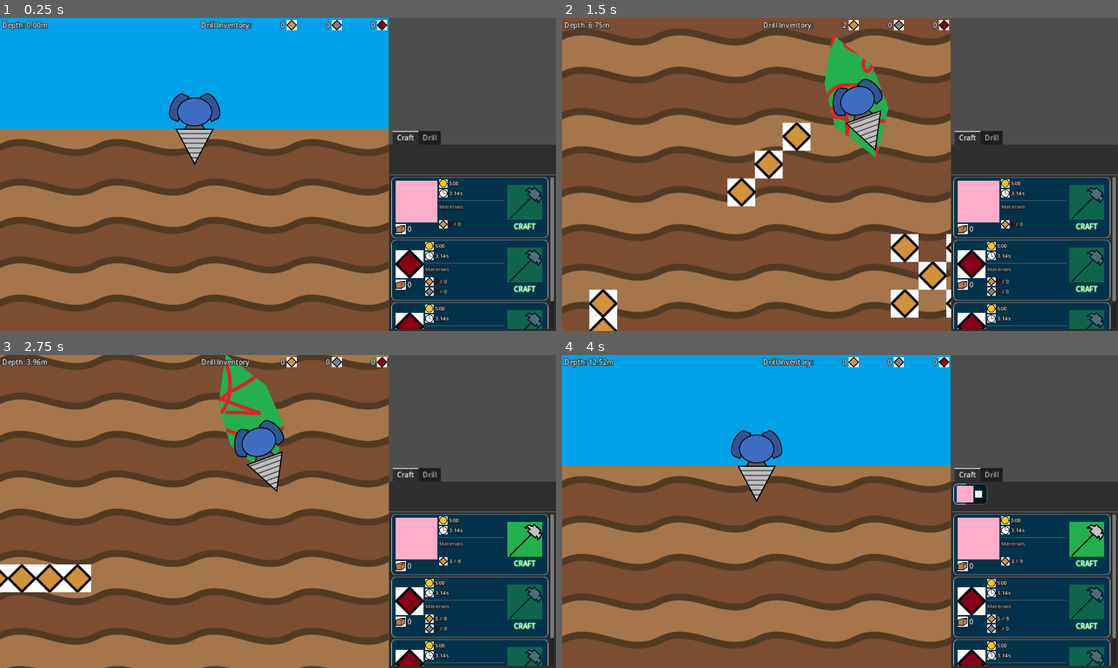
Above: before the commit, frames 1-4 (two rows, left to right).
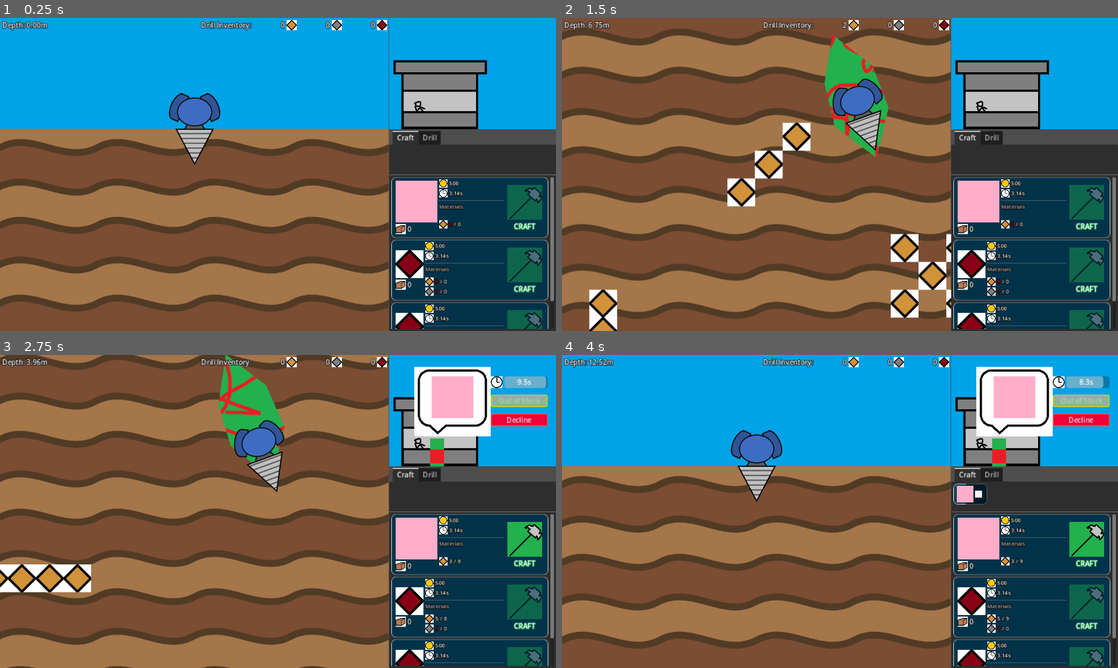
Above: after the commit, the same moments.

Repository: aNotSoCleverName/mechanicore
Game: Godot game, scene res://Main.tscn
Two runs of this game, one before a commit and one after it. Both use one fixed random seed, a clock stepped at 60 frames per second and the inputs below.
Inputs (mouse positions are in pixels of both pictures, inside the frame that each line leads up to):
- Up to frame 1 (0.25 s): no input
- Up to frame 2 (1.5 s): tap Enter (ui_accept) at 0.5, 0.77 s; hold Right (ui_right) 0.53-1.25 s; tap R at 0.6 s; click (1079, 83) at 1.25 s, where only the run after the commit has a clickable "Decline"
- Up to frame 3 (2.75 s): hold Left (ui_left) from 2.03 s (still down); tap R at 2.1 s; tap Enter (ui_accept) at 2.27 s
- Up to frame 4 (4 s): release Left (ui_left) at 2.75 s; click (1084, 539) at 2.75 s; hold Right (ui_right) from 3.53 s (still down); tap R at 3.6 s

The runs differ from the first frame. In frame 1, 11% of the frame differs, in the area x 70-100%, y 0-36%; in frame 2, 11%; in frame 3, 11%; in frame 4, 11%.

Commit message:
Implemented shop system. Item can be sold, and customer can be turned away, or leave if they wait too long

Diff:
--- a/Base/Base.gd
+++ b/Base/Base.gd
@@ -39,6 +39,11 @@
 			Base._addOres(inCraftItem.materials);
 	);
 
+	SignalBus_Base.shop_sell.connect(
+		func (inCraftItem: CraftItem):
+			Base.craftItems[inCraftItem] -= 1;
+	)
+
 func _ready() -> void:
 	# Initiate ores
 	for oreType: Ore.EOreType in Ore.EOreType.values():
--- a/Base/Base.tscn
+++ b/Base/Base.tscn
@@ -1,9 +1,12 @@
-[gd_scene load_steps=8 format=3 uid="uid://dx4xl0ya4o52y"]
+[gd_scene load_steps=11 format=3 uid="uid://dx4xl0ya4o52y"]
 
 [ext_resource type="Script" path="res://Base/Base.gd" id="1_4gdcv"]
 [ext_resource type="PackedScene" uid="uid://dq4qkupby85t" path="res://Base/Menu/Craft/Craft Item/Craft Item Node.tscn" id="1_6eggy"]
 [ext_resource type="Script" path="res://Base/Craft Item.gd" id="2_36thw"]
+[ext_resource type="Texture2D" uid="uid://iwd3uobibsu3" path="res://Base/Shop/Shop.png" id="2_fxc1h"]
 [ext_resource type="Script" path="res://Base/Menu/Craft/Queue.gd" id="2_muuji"]
+[ext_resource type="PackedScene" uid="uid://dxewdcl3yp1eo" path="res://Base/Shop/Order.tscn" id="3_l61gs"]
+[ext_resource type="Script" path="res://Base/Shop/Queue.gd" id="3_qc2vo"]
 [ext_resource type="Resource" uid="uid://do7o06fuk17rd" path="res://Base/Menu/Craft/Craft Item/Resources/Test.tres" id="4_1pni4"]
 [ext_resource type="Texture2D" uid="uid://bripmml1nnira" path="res://Endless Run/Ores/Ore3.png" id="5_ju8iy"]
 
@@ -38,6 +41,22 @@
 handle_input_locally = false
 size = Vector2i(384, 256)
 render_target_update_mode = 4
+
+[node name="Background" type="Sprite2D" parent="Shop/Shop"]
+texture = ExtResource("2_fxc1h")
+centered = false
+
+[node name="Order" parent="Shop/Shop" instance=ExtResource("3_l61gs")]
+offset_left = 58.0
+offset_top = 27.0
+offset_right = 365.0
+offset_bottom = 187.0
+
+[node name="Queue" type="Node2D" parent="Shop/Shop"]
+position = Vector2(110, 256)
+script = ExtResource("3_qc2vo")
+
+[node name="Timer" type="Timer" parent="Shop/Shop/Queue"]
 
 [node name="Menu" type="TabContainer" parent="."]
 layout_mode = 2
@@ -109,5 +128,8 @@
 metadata/_tab_index = 1
 
 [connection signal="tree_entered" from="." to="." method="_on_tree_entered"]
+[connection signal="child_entered_tree" from="Shop/Shop/Queue" to="Shop/Shop/Queue" method="_on_child_entered_tree"]
+[connection signal="child_exiting_tree" from="Shop/Shop/Queue" to="Shop/Shop/Queue" method="_on_child_exiting_tree"]
+[connection signal="child_order_changed" from="Shop/Shop/Queue" to="Shop/Shop/Queue" method="_on_child_order_changed"]
 [connection signal="child_order_changed" from="Menu/Craft/Queue MarginContainer/ScrollContainer/Queue" to="Menu/Craft/Queue MarginContainer/ScrollContainer/Queue" method="_on_child_order_changed"]
 [connection signal="tree_entered" from="Menu/Craft/Queue MarginContainer/ScrollContainer/Queue" to="Menu/Craft/Queue MarginContainer/ScrollContainer/Queue" method="_on_tree_entered"]
--- a/Base/Menu/Craft/Craft Item/Stock.gd
+++ b/Base/Menu/Craft/Craft Item/Stock.gd
@@ -11,3 +11,8 @@
 			if (inCraftItem == craftItemNode.craftItem):
 				self.text = str(Base.craftItems[inCraftItem]);
 	)
+
+	SignalBus_Base.shop_sell.connect(
+		func (inCraftItem: CraftItem):
+			self.text = str(Base.craftItems[inCraftItem]);
+	)
--- /dev/null
+++ b/Base/Shop/Alien/Alien Node.gd
@@ -0,0 +1,40 @@
+extends Node2D
+class_name AlienNode;
+
+const DIR_PATH_ALIEN_RESOURCE: String = "res://Base/Shop/Alien/Alien Resource/";
+static var aliens: Array[Alien] = [];
+
+const DIR_PATH_CLOTHES_SPRITE: String = "res://Base/Shop/Alien/Sprite/Clothes/";
+static var clothesSprites: Array[Texture2D] = [];
+
+const DIR_PATH_CRAFT_ITEM_RESOURCE: String = "res://Base/Menu/Craft/Craft Item/Resources/";
+static var craftItems: Array[CraftItem] = [];
+
+var alien: Alien;
+var orderedItem: CraftItem;
+
+static func _InitArray(inArray: Array, inDirPath: String, inExtension: String):
+	if (inArray.size() > 0):	# If already initialized
+		return;
+
+	var dir: DirAccess = DirAccess.open(inDirPath);
+	for fileName: String in dir.get_files():
+		if (!fileName.ends_with(inExtension)):
+			continue;
+		var resource = load(inDirPath + fileName);
+		inArray.append(resource);
+
+func _ready() -> void:
+	AlienNode._InitArray(AlienNode.aliens, AlienNode.DIR_PATH_ALIEN_RESOURCE, ".tres");
+	AlienNode._InitArray(AlienNode.clothesSprites, AlienNode.DIR_PATH_CLOTHES_SPRITE, ".png");
+	AlienNode._InitArray(AlienNode.craftItems, AlienNode.DIR_PATH_CRAFT_ITEM_RESOURCE, ".tres");
+
+	# Randomize alien
+	self.alien = AlienNode.aliens[randi_range(0, AlienNode.aliens.size() - 1)];
+	$Alien.texture = self.alien.bodySprite;
+
+	# Randomize clothes
+	$Alien/Clothes.texture = AlienNode.clothesSprites[randi_range(0, AlienNode.clothesSprites.size() - 1)];
+
+	# Determine ordered item
+	self.orderedItem = AlienNode.craftItems[randi_range(0, AlienNode.craftItems.size() - 1)];
--- /dev/null
+++ b/Base/Shop/Alien/Alien Node.tscn
@@ -0,0 +1,16 @@
+[gd_scene load_steps=4 format=3 uid="uid://by8u3wjwdvf01"]
+
+[ext_resource type="Script" path="res://Base/Shop/Alien/Alien Node.gd" id="1_741ku"]
+[ext_resource type="Texture2D" uid="uid://ba16is6f3e6ua" path="res://Base/Shop/Alien/Sprite/Body/Body1.png" id="2_lb2gl"]
+[ext_resource type="Texture2D" uid="uid://deo8y8c744od6" path="res://Base/Shop/Alien/Sprite/Clothes/Clothes1.png" id="3_bsi5l"]
+
+[node name="Alien Node" type="Node2D"]
+script = ExtResource("1_741ku")
+
+[node name="Alien" type="Sprite2D" parent="."]
+position = Vector2(0, -32)
+texture = ExtResource("2_lb2gl")
+
+[node name="Clothes" type="Sprite2D" parent="Alien"]
+position = Vector2(0, 9)
+texture = ExtResource("3_bsi5l")
--- /dev/null
+++ b/Base/Shop/Alien/Alien Resource/Alient - Patient.tres
@@ -0,0 +1,9 @@
+[gd_resource type="Resource" script_class="Alien" load_steps=3 format=3 uid="uid://b6mpwi2u8v3kb"]
+
+[ext_resource type="Texture2D" uid="uid://ba16is6f3e6ua" path="res://Base/Shop/Alien/Sprite/Body/Body1.png" id="1_8kaas"]
+[ext_resource type="Script" path="res://Base/Shop/Alien/Alien.gd" id="1_dcutq"]
+
+[resource]
+script = ExtResource("1_dcutq")
+bodySprite = ExtResource("1_8kaas")
+waitTimeSec = 10.0
--- /dev/null
+++ b/Base/Shop/Alien/Alien.gd
@@ -0,0 +1,5 @@
+extends Resource
+class_name Alien
+
+@export var bodySprite: Texture2D;
+@export var waitTimeSec: float;
--- /dev/null
+++ b/Base/Shop/Alien/Decline Button.gd
@@ -0,0 +1,4 @@
+extends Button
+
+func _on_pressed():
+	SignalBus_Base.shop_decline.emit();
--- /dev/null
+++ b/Base/Shop/Alien/Sell Button.gd
@@ -0,0 +1,30 @@
+extends Button
+
+var _alienNode: AlienNode;
+
+func _Disable(inIsDisabled: bool) -> void:
+	self.disabled = inIsDisabled;
+	if (self.disabled):
+		self.mouse_default_cursor_shape = Control.CURSOR_FORBIDDEN;
+		self.text = "Out of Stock";
+	else:
+		self.mouse_default_cursor_shape = Control.CURSOR_POINTING_HAND;
+		self.text = "Sell";
+
+func _ready() -> void:
+	SignalBus_Base.shop_make_order.connect(
+		func (inAlienNode: AlienNode):
+			self._alienNode = inAlienNode;
+
+			self._Disable(Base.craftItems[self._alienNode.orderedItem] == 0);
+
+	)
+
+	SignalBus_Base.craft_finished.connect(
+		func (inCraftItem: CraftItem) -> void:
+			if (inCraftItem == self._alienNode.orderedItem):
+				self._Disable(false);
+	)
+
+func _on_pressed():
+	SignalBus_Base.shop_sell.emit(self._alienNode.orderedItem);
--- /dev/null
+++ b/Base/Shop/Alien/Time Bar.gd
@@ -0,0 +1,22 @@
+extends ProgressBar
+
+var _orderTimer: Timer;
+
+func _ready() -> void:
+	var ancestorNode: Node = self.get_parent();
+	while !(ancestorNode is Order):
+		ancestorNode = ancestorNode.get_parent();
+	var order: Order = ancestorNode;
+	self._orderTimer = order.get_node("Timer");
+
+	var tickTimer: Timer = $"Tick Timer";
+	tickTimer.timeout.connect(
+		func ():
+			self.value = self._orderTimer.time_left / self._orderTimer.wait_time;
+			$Label.text = str(self._orderTimer.time_left).pad_decimals(1) + "s";
+	)
+
+	SignalBus_Base.shop_make_order.connect(
+		func (_inAlienNode: AlienNode):
+			tickTimer.start();
+	)
--- /dev/null
+++ b/Base/Shop/Order.gd
@@ -0,0 +1,24 @@
+extends HBoxContainer
+class_name Order;
+
+func _ready() -> void:
+	self.visible = false;
+
+	var timer: Timer = $Timer;
+	timer.timeout.connect(
+		func ():
+			SignalBus_Base.shop_leave_angry.emit();
+			timer.stop();
+	)
+
+	SignalBus_Base.shop_make_order.connect(
+		func (inAlienNode: AlienNode):
+			self.visible = true;
+			$Bubble/Item.texture = inAlienNode.orderedItem.image;
+			timer.start(inAlienNode.alien.waitTimeSec);
+	)
+
+	SignalBus_Base.shop_queue_empty.connect(
+		func ():
+			self.visible = false;
+	)
--- /dev/null
+++ b/Base/Shop/Order.tscn
@@ -0,0 +1,148 @@
+[gd_scene load_steps=11 format=3 uid="uid://dxewdcl3yp1eo"]
+
+[ext_resource type="Script" path="res://Base/Shop/Order.gd" id="1_10qyi"]
+[ext_resource type="Texture2D" uid="uid://dsdwvywljesxa" path="res://Base/Shop/Alien/Sprite/Bubble.png" id="2_o4xe1"]
+[ext_resource type="Texture2D" uid="uid://ctavnwfpqdo87" path="res://Base/Time.png" id="3_eoni4"]
+[ext_resource type="Script" path="res://Base/Shop/Alien/Time Bar.gd" id="4_ssiqo"]
+[ext_resource type="Script" path="res://Base/Shop/Alien/Sell Button.gd" id="5_ttcwc"]
+[ext_resource type="Script" path="res://Base/Shop/Alien/Decline Button.gd" id="6_1r3aw"]
+
+[sub_resource type="StyleBoxFlat" id="StyleBoxFlat_6oc1c"]
+bg_color = Color(0.581, 0.7, 0.590917, 1)
+border_width_left = 3
+border_width_top = 3
+border_width_right = 3
+border_width_bottom = 3
+border_color = Color(0.728587, 0.913859, 0, 1)
+border_blend = true
+corner_radius_top_left = 4
+corner_radius_top_right = 4
+corner_radius_bottom_right = 4
+corner_radius_bottom_left = 4
+
+[sub_resource type="StyleBoxFlat" id="StyleBoxFlat_6ybpy"]
+bg_color = Color(9.3855e-07, 0.700584, 0.0586491, 1)
+border_width_left = 6
+border_width_top = 6
+border_width_right = 6
+border_width_bottom = 6
+border_color = Color(0.729412, 0.913725, 0, 1)
+border_blend = true
+corner_radius_top_left = 4
+corner_radius_top_right = 4
+corner_radius_bottom_right = 4
+corner_radius_bottom_left = 4
+
+[sub_resource type="StyleBoxFlat" id="StyleBoxFlat_2yfyq"]
+bg_color = Color(0.933393, 0, 0.213245, 1)
+border_width_left = 3
+border_width_top = 3
+border_width_right = 3
+border_width_bottom = 3
+border_color = Color(1, 0.380468, 0.287108, 1)
+border_blend = true
+corner_radius_top_left = 4
+corner_radius_top_right = 4
+corner_radius_bottom_right = 4
+corner_radius_bottom_left = 4
+
+[sub_resource type="StyleBoxFlat" id="StyleBoxFlat_n7dxn"]
+bg_color = Color(0.933333, 0, 0.211765, 1)
+border_width_left = 6
+border_width_top = 6
+border_width_right = 6
+border_width_bottom = 6
+border_color = Color(1, 0.380392, 0.286275, 1)
+border_blend = true
+corner_radius_top_left = 4
+corner_radius_top_right = 4
+corner_radius_bottom_right = 4
+corner_radius_bottom_left = 4
+
+[node name="Order" type="HBoxContainer"]
+offset_right = 307.0
+offset_bottom = 160.0
+theme_override_constants/separation = 0
+script = ExtResource("1_10qyi")
+
+[node name="Timer" type="Timer" parent="."]
+
+[node name="Bubble" type="TextureRect" parent="."]
+layout_mode = 2
+texture = ExtResource("2_o4xe1")
+
+[node name="Item" type="TextureRect" parent="Bubble"]
+layout_mode = 1
+anchors_preset = 8
+anchor_left = 0.5
+anchor_top = 0.5
+anchor_right = 0.5
+anchor_bottom = 0.5
+offset_top = -9.73
+offset_bottom = -9.73
+grow_horizontal = 2
+grow_vertical = 2
+
+[node name="VBoxContainer" type="VBoxContainer" parent="."]
+layout_mode = 2
+size_flags_horizontal = 0
+size_flags_vertical = 4
+theme_override_constants/separation = 15
+
+[node name="Wait Time" type="HBoxContainer" parent="VBoxContainer"]
+layout_mode = 2
+size_flags_horizontal = 0
+
+[node name="TextureRect" type="TextureRect" parent="VBoxContainer/Wait Time"]
+layout_mode = 2
+texture = ExtResource("3_eoni4")
+expand_mode = 2
+
+[node name="ProgressBar" type="ProgressBar" parent="VBoxContainer/Wait Time"]
+custom_minimum_size = Vector2(100, 27)
+layout_mode = 2
+size_flags_horizontal = 3
+max_value = 1.0
+value = 1.0
+show_percentage = false
+script = ExtResource("4_ssiqo")
+
+[node name="Label" type="Label" parent="VBoxContainer/Wait Time/ProgressBar"]
+layout_mode = 1
+anchors_preset = 8
+anchor_left = 0.5
+anchor_top = 0.5
+anchor_right = 0.5
+anchor_bottom = 0.5
+offset_left = -20.0
+offset_top = -11.5
+offset_right = 20.0
+offset_bottom = 11.5
+grow_horizontal = 2
+grow_vertical = 2
+text = "0.00s"
+
+[node name="Tick Timer" type="Timer" parent="VBoxContainer/Wait Time/ProgressBar"]
+wait_time = 0.1
+
+[node name="Sell Button" type="Button" parent="VBoxContainer"]
+layout_mode = 2
+focus_mode = 0
+mouse_default_cursor_shape = 2
+theme_override_styles/disabled = SubResource("StyleBoxFlat_6oc1c")
+theme_override_styles/hover = SubResource("StyleBoxFlat_6ybpy")
+theme_override_styles/normal = SubResource("StyleBoxFlat_2yfyq")
+text = "Sell"
+script = ExtResource("5_ttcwc")
+
+[node name="Decline Button" type="Button" parent="VBoxContainer"]
+layout_mode = 2
+focus_mode = 0
+mouse_default_cursor_shape = 2
+theme_override_styles/hover = SubResource("StyleBoxFlat_n7dxn")
+theme_override_styles/normal = SubResource("StyleBoxFlat_2yfyq")
+text = "Decline"
+script = ExtResource("6_1r3aw")
+
+[connection signal="pressed" from="VBoxContainer/Sell Button" to="VBoxContainer/Sell Button" method="_on_pressed"]
+[connection signal="pressed" from="VBoxContainer/Decline Button" to="VBoxContainer/Decline Button" method="_on_pressed"]
--- /dev/null
+++ b/Base/Shop/Queue.gd
@@ -0,0 +1,64 @@
+extends Node2D
+class_name ShopQueue;
+
+const MAX_QUEUE: int = 1;
+
+static var _alienPool: Array[AlienNode] = [];
+static var alienQueues: Array[AlienNode] = [];
+
+@onready var _spawnTimer: Timer = $Timer;
+
+func _ResetSpawnTimer() -> void:
+	#self._spawnTimer.wait_time = randi_range(5, 15);
+	self._spawnTimer.wait_time = 1;
+
+func _ExitQueue() -> void:
+	ShopQueue.alienQueues.remove_at(0);
+
+	var firstInQueue: AlienNode = self.get_child(1); # Index 0 is timer
+	self.remove_child(firstInQueue);
+	self._alienPool.append(firstInQueue);
+
+	if (ShopQueue.alienQueues.size() == 0):
+		SignalBus_Base.shop_queue_empty.emit();
+
+func _ready() -> void:
+	self._ResetSpawnTimer();
+	self._spawnTimer.timeout.connect(
+		func ():
+			self._ResetSpawnTimer();
+
+			var alienNode: AlienNode = self._alienPool.pop_back();
+			if (alienNode == null):
+				alienNode = preload("res://Base/Shop/Alien/Alien Node.tscn").instantiate();
+			ShopQueue.alienQueues.append(alienNode);
+			self.add_child(alienNode);
+	)
+	self._spawnTimer.start();
+
+	SignalBus_Base.shop_sell.connect(
+		func (_inCraftItem: CraftItem):
+			self._ExitQueue();
+	)
+	SignalBus_Base.shop_decline.connect(
+		func ():
+			self._ExitQueue();
+	)
+	SignalBus_Base.shop_leave_angry.connect(
+		func ():
+			self._ExitQueue();
+	)
+
+func _on_child_entered_tree(_node):
+	if (ShopQueue.alienQueues.size() >= ShopQueue.MAX_QUEUE):
+		self._spawnTimer.stop();
+
+func _on_child_exiting_tree(_node):
+	# Only start timer again if queue was full because it means the timer was stopped
+	if (ShopQueue.alienQueues.size() + 1 >= ShopQueue.MAX_QUEUE):
+		self._ResetSpawnTimer();
+		self._spawnTimer.start();
+
+func _on_child_order_changed():
+	if (ShopQueue.alienQueues.size() > 0):
+		SignalBus_Base.shop_make_order.emit(ShopQueue.alienQueues[0]);
--- a/Global Script/Signal Bus - Base.gd
+++ b/Global Script/Signal Bus - Base.gd
@@ -11,4 +11,13 @@
 signal update_ore_inventory(inCurrentInventory: Dictionary);
 
 @warning_ignore("unused_signal")
-signal sell(inCraftItemId: int);
+signal shop_make_order(inAlienNode: AlienNode);
+@warning_ignore("unused_signal")
+signal shop_sell(inCraftItem: CraftItem);
+@warning_ignore("unused_signal")
+signal shop_decline();
+@warning_ignore("unused_signal")
+signal shop_leave_angry();
+
+@warning_ignore("unused_signal")
+signal shop_queue_empty();
Binary file added: Base/Shop/Alien/Sprite/Body/Body1.png
Not shown, added: Base/Shop/Alien/Sprite/Body/Body1.png.import
Binary file added: Base/Shop/Alien/Sprite/Body/Body2.png
Not shown, added: Base/Shop/Alien/Sprite/Body/Body2.png.import
Binary file added: Base/Shop/Alien/Sprite/Bubble.png
Not shown, added: Base/Shop/Alien/Sprite/Bubble.png.import
Binary file added: Base/Shop/Alien/Sprite/Clothes/Clothes1.png
Not shown, added: Base/Shop/Alien/Sprite/Clothes/Clothes1.png.import
Not shown, added: Base/Shop/Alien/Sprite/Clothes/Clothes2.png.import
Binary file added: Base/Shop/Shop.png
Not shown, added: Base/Shop/Shop.png.import
